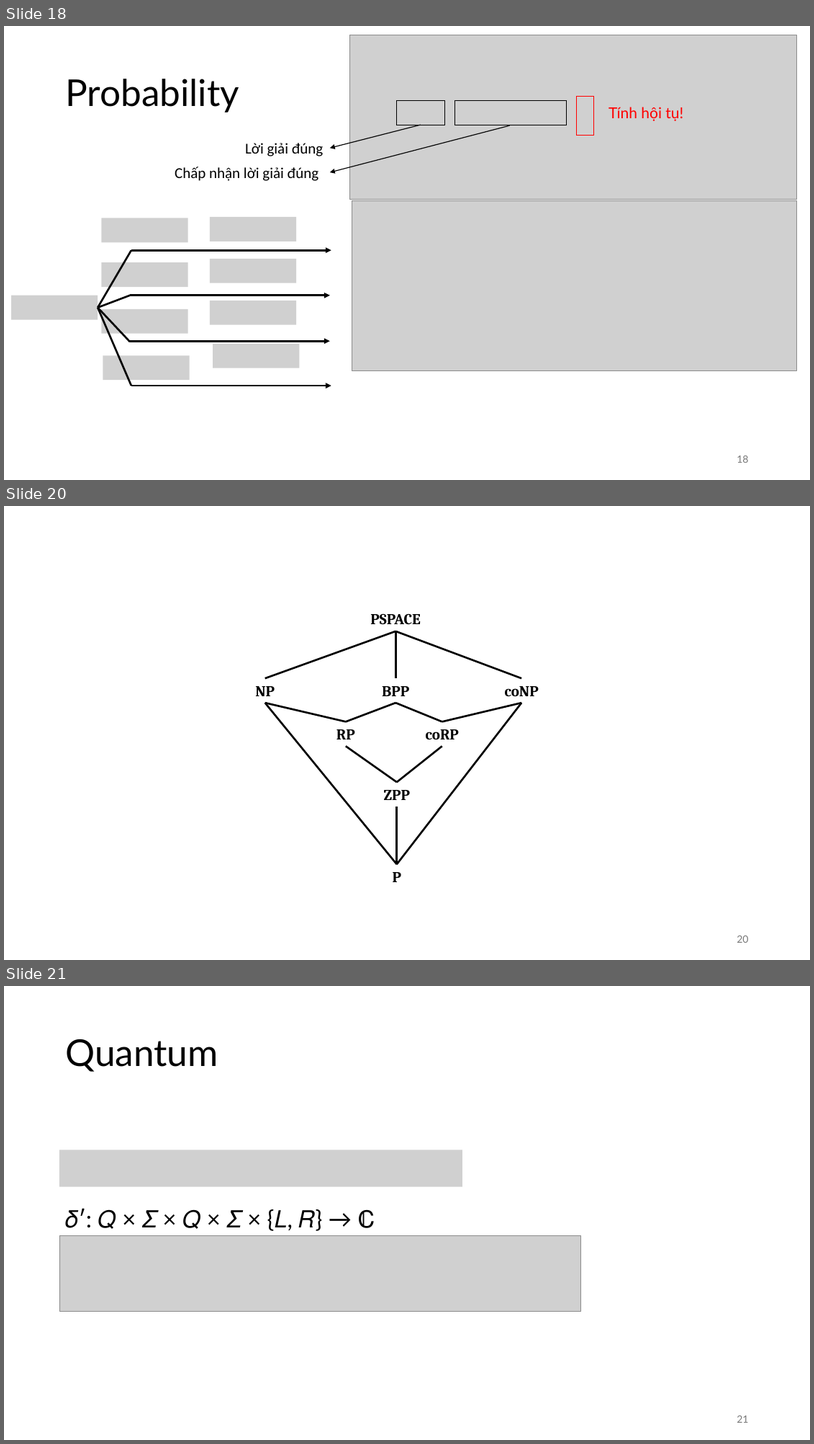
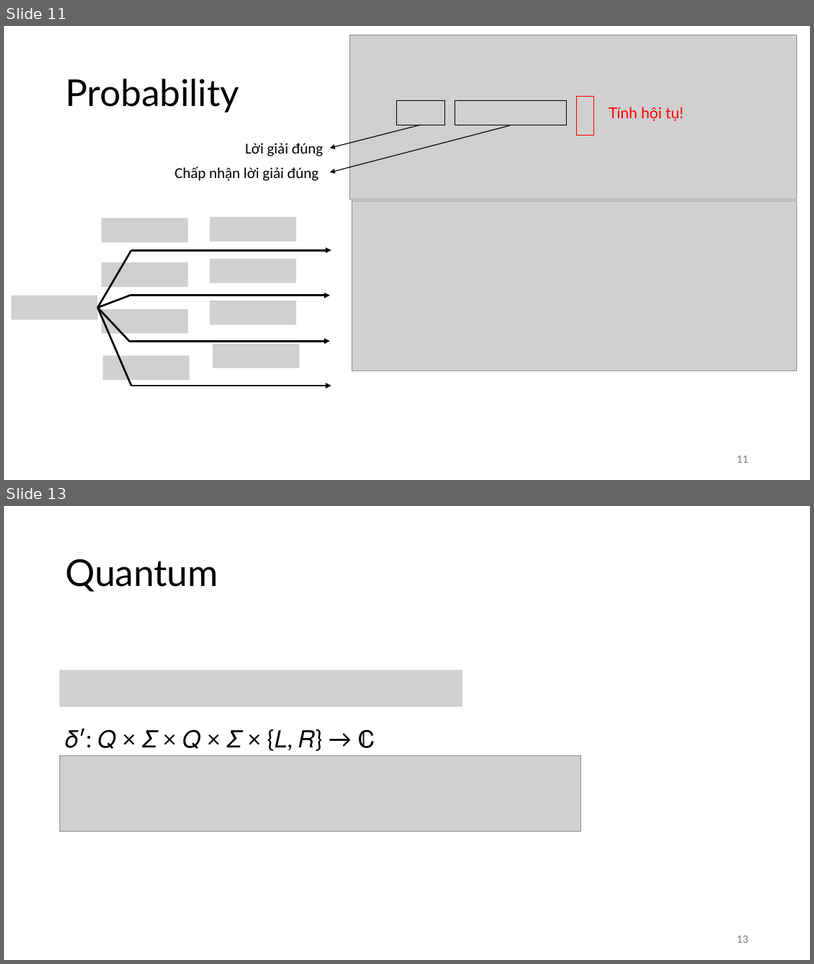
Before and after one commit to vutuanhai237/CourseMaterialsUIT, a slide deck: SExxx-Quantum computng/Slide/x. On Problems Quantum Computers Can Solve Efficiently (template).pptx. Shown one above the other, each under a label of ours: slides 18, 20 and 21 before the commit, slides 11 and 13 after it; the slides between them are not shown. The pictures are 814x1444 and 814x964 pixels, drawn with LibreOffice and Linux fonts; fonts in the diff are those of the drawing; grey boxes stand for pictures. Boxes give left, top, right and bottom in pixels: in the first picture for what was removed or moved away, otherwise in the second. Text is boxed around its words. In the diff, an @@ line names an element or a change of style, - is before the commit and + after.

```diff
--- a/SExxx-Quantum computng/Slide/x. On Problems Quantum Computers Can Solve Efficiently (template).pptx
+++ b/SExxx-Quantum computng/Slide/x. On Problems Quantum Computers Can Solve Efficiently (template).pptx
@@ slide 20 removed at [4,506,810,960], background #FFFFFF @@
@@ line removed from (396, 631) to (265, 678) @@
@@ text removed at [370,614,420,625] @@
-PSPACE
@@ line removed from (522, 678) to (396, 631) @@
@@ line removed from (396, 631) to (396, 678) @@
@@ text removed at [255,686,275,696] @@
-NP
@@ text removed at [382,686,409,696] @@
-BPP
@@ text removed at [505,686,539,696] @@
-coNP
@@ line removed from (397, 864) to (265, 703) @@
@@ line removed from (265, 703) to (346, 721) @@
@@ line removed from (396, 703) to (346, 721) @@
@@ line removed from (396, 703) to (442, 721) @@
@@ line removed from (397, 864) to (522, 703) @@
@@ line removed from (522, 703) to (442, 721) @@
@@ text removed at [337,729,355,739] @@
-RP
@@ text removed at [426,729,459,739] @@
-coRP
@@ line removed from (346, 746) to (397, 782) @@
@@ line removed from (397, 782) to (442, 746) @@
@@ text removed at [384,790,411,800] @@
-ZPP
@@ line removed from (397, 807) to (397, 864) @@
@@ text removed at [393,872,401,882] @@
-P
@@ page number removed at [737,935,748,942] @@
-20
@@ what was slide 18 is now slide 11 @@
@@ page number at [737,455,748,462]: text changed @@
-18
+11
@@ what was slide 21 is now slide 13 @@
@@ page number at [737,935,748,942]: text changed @@
-21
+13
```
Also in this commit, not shown: 17 slides changed, 1 slide added, 10 other slides removed, 3 other files.
